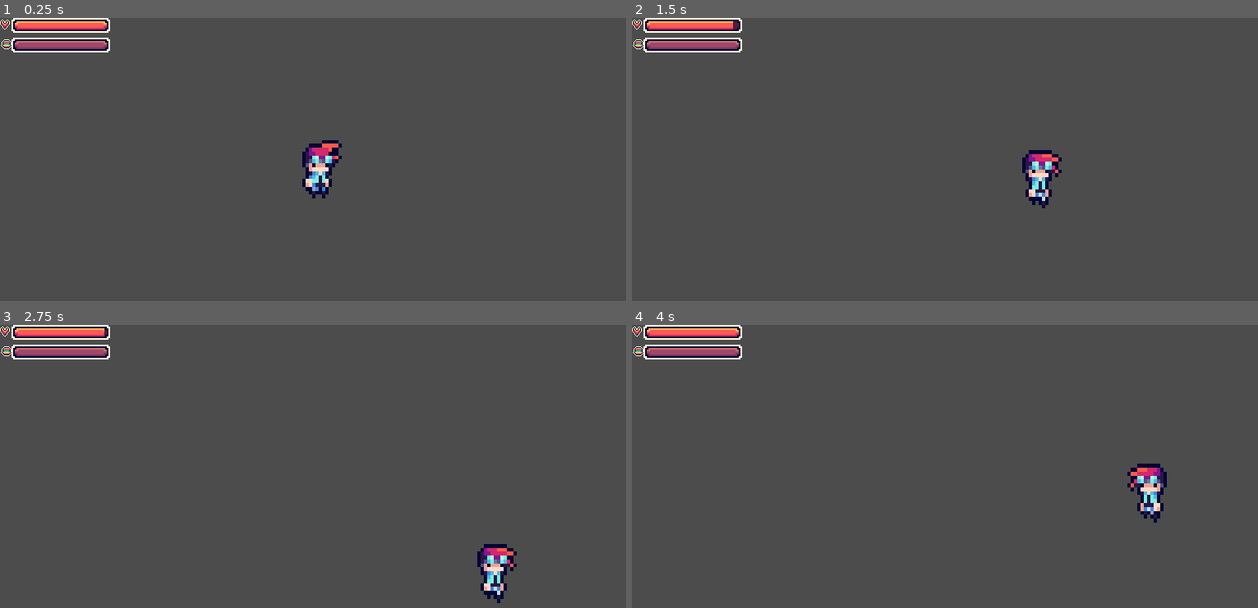
Above: before the commit, frames 1-4 (two rows, left to right).
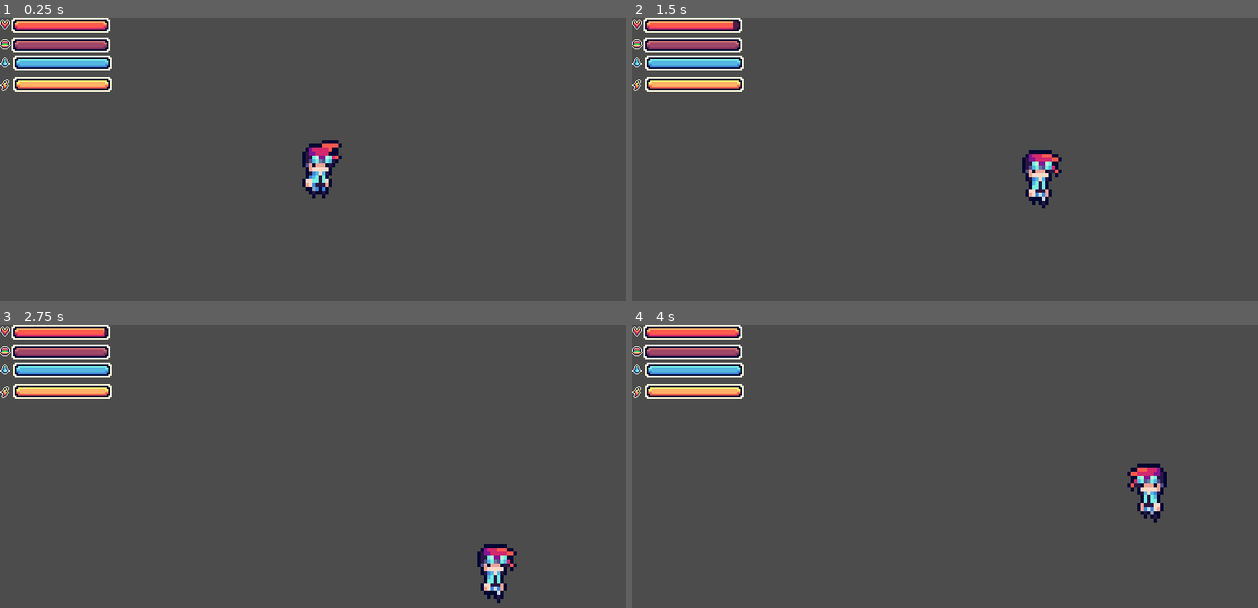
Above: after the commit, the same moments.

Repository: EuBraBo48/ProjetorDaGameJamOcercoDeNewArcadia
Game: Godot game, scene res://EuBraBo/scenes/teas.tscn
Same seed, same stepped clock (60 frames per second), same inputs: the game is played once before the commit and once after it. The project has no main scene, so this scene is started directly.
Inputs:
- Up to frame 1 (0.25 s): no input
- Up to frame 2 (1.5 s): hold D (mv_direito) 0.53-1.28 s; hold S (mv_baixo) from 1.28 s (still down)
- Up to frame 3 (2.75 s): release S (mv_baixo) at 2.03 s; hold D (mv_direito) from 2.03 s (still down)
- Up to frame 4 (4 s): release D (mv_direito) at 2.78 s; hold W (mv_cima) 2.78-3.53 s; hold A (mv_esquerda) from 3.53 s (still down)

The runs differ from the first frame. In frame 1, 1.7% of the frame differs, in the area x 0-18%, y 7-27%; in frame 2, 1.7%; in frame 3, 1.7%; in frame 4, 1.7%.

Commit message:
hud_fome_sede
ja fiz a fome e sede só falta o dahs

Diff:
--- a/GameJam/projetoGameJam/EuBraBo/scenes/hud.tscn
+++ b/GameJam/projetoGameJam/EuBraBo/scenes/hud.tscn
@@ -8,6 +8,12 @@
 [ext_resource path="res://EuBraBo/assets/HUD/StatsBars/HungerBar/HungerBarUnder.png" type="Texture" id=6]
 [ext_resource path="res://EuBraBo/assets/HUD/StatsBars/HungerBar/HungerBarProgress.png" type="Texture" id=7]
 [ext_resource path="res://EuBraBo/assets/HUD/StatsBars/OverBarBase.png" type="Texture" id=8]
+[ext_resource path="res://EuBraBo/assets/HUD/StatsBars/WaterBar/WaterBarUnder.png" type="Texture" id=9]
+[ext_resource path="res://EuBraBo/assets/HUD/StatsBars/WaterBar/WaterIcon.png" type="Texture" id=10]
+[ext_resource path="res://EuBraBo/assets/HUD/StatsBars/WaterBar/WaterBarProgress.png" type="Texture" id=11]
+[ext_resource path="res://EuBraBo/assets/HUD/StatsBars/StaminaBar/StaminaBarProgress.png" type="Texture" id=12]
+[ext_resource path="res://EuBraBo/assets/HUD/StatsBars/StaminaBar/StaminaBarUnder.png" type="Texture" id=13]
+[ext_resource path="res://EuBraBo/assets/HUD/StatsBars/StaminaBar/StaminaIcon.png" type="Texture" id=14]
 
 [node name="hud" type="CanvasLayer"]
 script = ExtResource( 2 )
@@ -37,7 +43,7 @@
 texture_progress = ExtResource( 7 )
 
 [node name="Sprite" type="Sprite" parent="hunger_bar"]
-position = Vector2( -3, 4 )
+position = Vector2( -4, 4 )
 scale = Vector2( 0.45, 0.522727 )
 texture = ExtResource( 5 )
 
@@ -45,4 +51,39 @@
 wait_time = 10.0
 autostart = true
 
+[node name="water_bar" type="TextureProgress" parent="."]
+margin_left = 8.0
+margin_top = 23.0
+margin_right = 68.0
+margin_bottom = 32.0
+value = 100.0
+texture_under = ExtResource( 9 )
+texture_over = ExtResource( 8 )
+texture_progress = ExtResource( 11 )
+
+[node name="Sprite" type="Sprite" parent="water_bar"]
+position = Vector2( -5, 4 )
+scale = Vector2( 0.638889, 0.5 )
+texture = ExtResource( 10 )
+
+[node name="Timer" type="Timer" parent="water_bar"]
+wait_time = 10.0
+autostart = true
+
+[node name="stamina_bar" type="TextureProgress" parent="."]
+margin_left = 8.0
+margin_top = 36.0
+margin_right = 68.0
+margin_bottom = 76.0
+value = 100.0
+texture_under = ExtResource( 13 )
+texture_over = ExtResource( 8 )
+texture_progress = ExtResource( 12 )
+
+[node name="Sprite" type="Sprite" parent="stamina_bar"]
+position = Vector2( -5, 5 )
+scale = Vector2( 0.611111, 0.583333 )
+texture = ExtResource( 14 )
+
 [connection signal="timeout" from="hunger_bar/Timer" to="." method="re_fome"]
+[connection signal="timeout" from="water_bar/Timer" to="." method="water_bar"]
--- a/GameJam/projetoGameJam/EuBraBo/scrips/Player.gd
+++ b/GameJam/projetoGameJam/EuBraBo/scrips/Player.gd
@@ -13,6 +13,11 @@
 var max_hunger := 100.0
 var hunger_recorvey := 3.5
 
+var water := 100.0
+var max_water := 100.0
+var water_recorvery := 3.5
+
+var stamina
 
 #sinal para barra
 signal player_stats_changer
@@ -35,7 +40,7 @@
 
 
 	var new_health = min(health + health_recovery * delta, max_health)
-	if new_health != health and hunger == 100:
+	if new_health != health and hunger == 100 and water == 100:
 		print('to com fome')
 		health = new_health
 		emit_signal("player_stats_changer",self)
--- a/GameJam/projetoGameJam/EuBraBo/scrips/hud.gd
+++ b/GameJam/projetoGameJam/EuBraBo/scrips/hud.gd
@@ -2,6 +2,8 @@
 
 onready var health_bar = $health_bar
 onready var hunger_bar = $hunger_bar
+onready var water_bar = $water_bar
+onready var stamina_bar = $stamina_bar
 
 
 
@@ -13,13 +15,24 @@
 	if player:
 		health_bar.value = lerp(health_bar.value, player.health * 100 / player.max_health,0.3)
 		hunger_bar.value = lerp(hunger_bar.value, player.hunger * 100 / player.max_hunger, 0.4)
+		water_bar.value = lerp(water_bar.value, player.water * 100 / player.max_water, 0.4)
+		stamina_bar.value = lerp(stamina_bar.value, player.water * 100 / player.max_water, 0.4)
 		#print("testehub")
 
 
 func re_fome () ->  void:
 	print("teste fome ")
 	if player.hunger >=  10:
-			player.hunger = player.hunger - 10
+			player.hunger = player.hunger - 0.9
 			print("damo")
 			print(player.hunger)
 			emit_signal("player_stats_changer",self)
+
+
+
+
+
+func water_bar() -> void:
+	if player.water >= 10:
+		player.water = player.water - 0.7
+		emit_signal("player_stats_changer",self)
Not shown: 1 places in GameJam/projetoGameJam/EuBraBo/scenes/hud.tscn that only renumber resources
